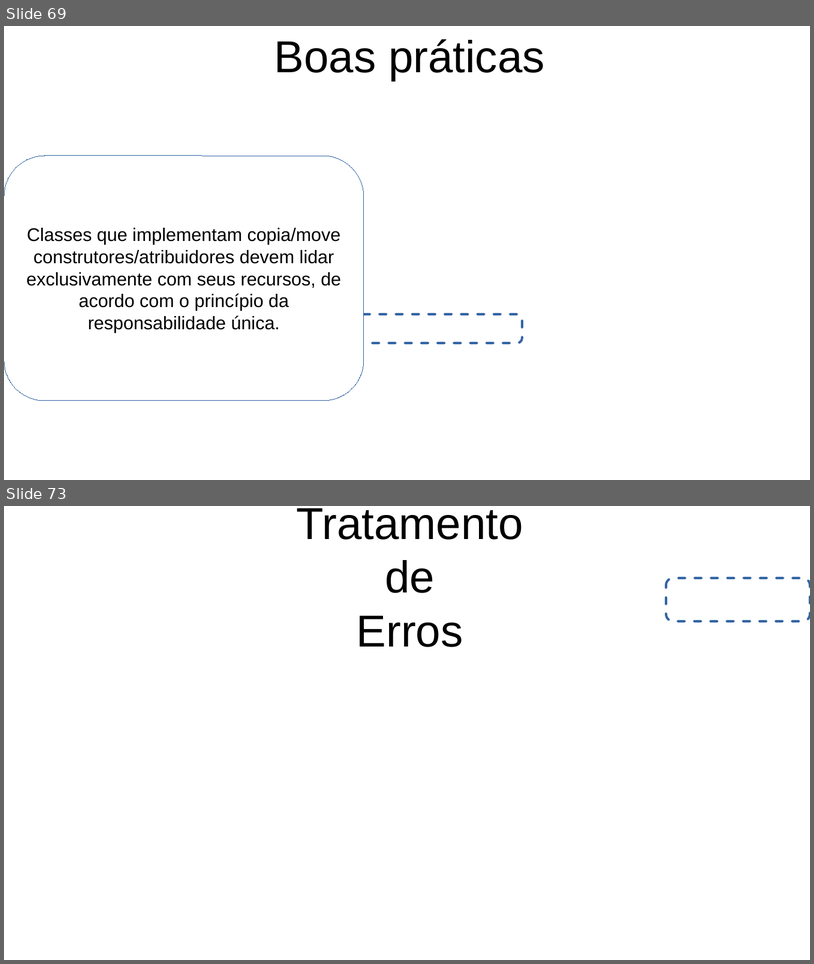
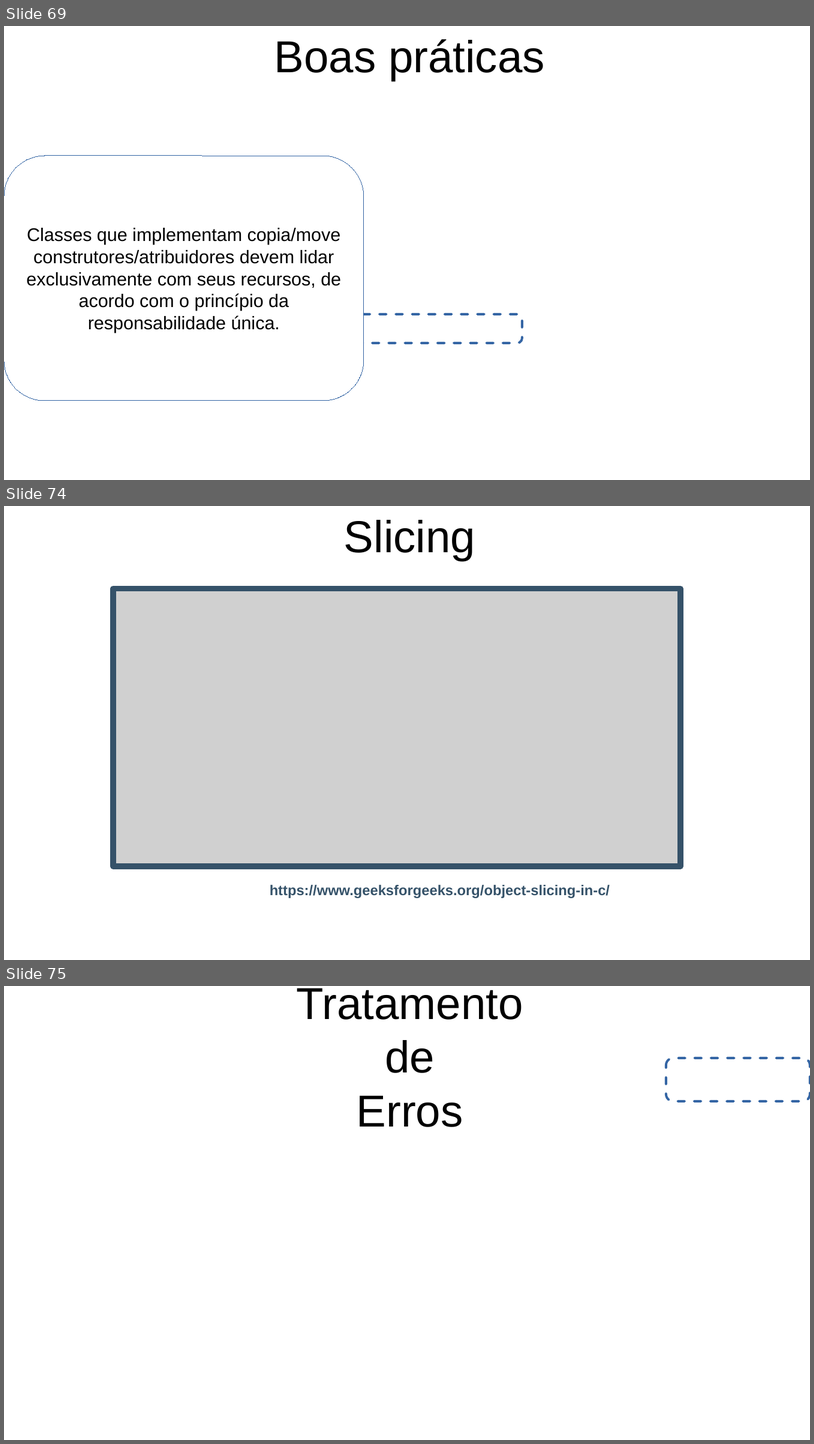
Before and after one commit to FerrazArthur/cpp-concepts-exposure, a slide deck: Apresentacao.odp. Shown one above the other, each under a label of ours: slides 69 and 73 before the commit, slides 69, 74 and 75 after it; the slides between them are not shown. The pictures are 814x964 and 814x1444 pixels, drawn with LibreOffice and Linux fonts; fonts in the diff are those of the drawing; grey boxes stand for pictures; background and template pictures are left out. Boxes give left, top, right and bottom in pixels: in the first picture for what was removed or moved away, otherwise in the second. Text is boxed around its words. In the diff, an @@ line names an element or a change of style, - is before the commit and + after.

Commit message:
[docs] introduz slicing no slide

```diff
--- a/Apresentacao.odp
+++ b/Apresentacao.odp
@@ slide 74 added at [4,506,810,960], background picture (left out) @@
@@ title added at [344,520,476,561], 44 pt, text #000000 @@
+Slicing
@@ picture added at [113,589,681,866], 14 pt, text #355269, bold @@
+https://www.geeksforgeeks.org/object-slicing-in-c/
@@ what was slide 73 is now slide 75 @@
```
Also in this commit, not shown: 3 slides changed, 1 other slide added, 1 other file.
